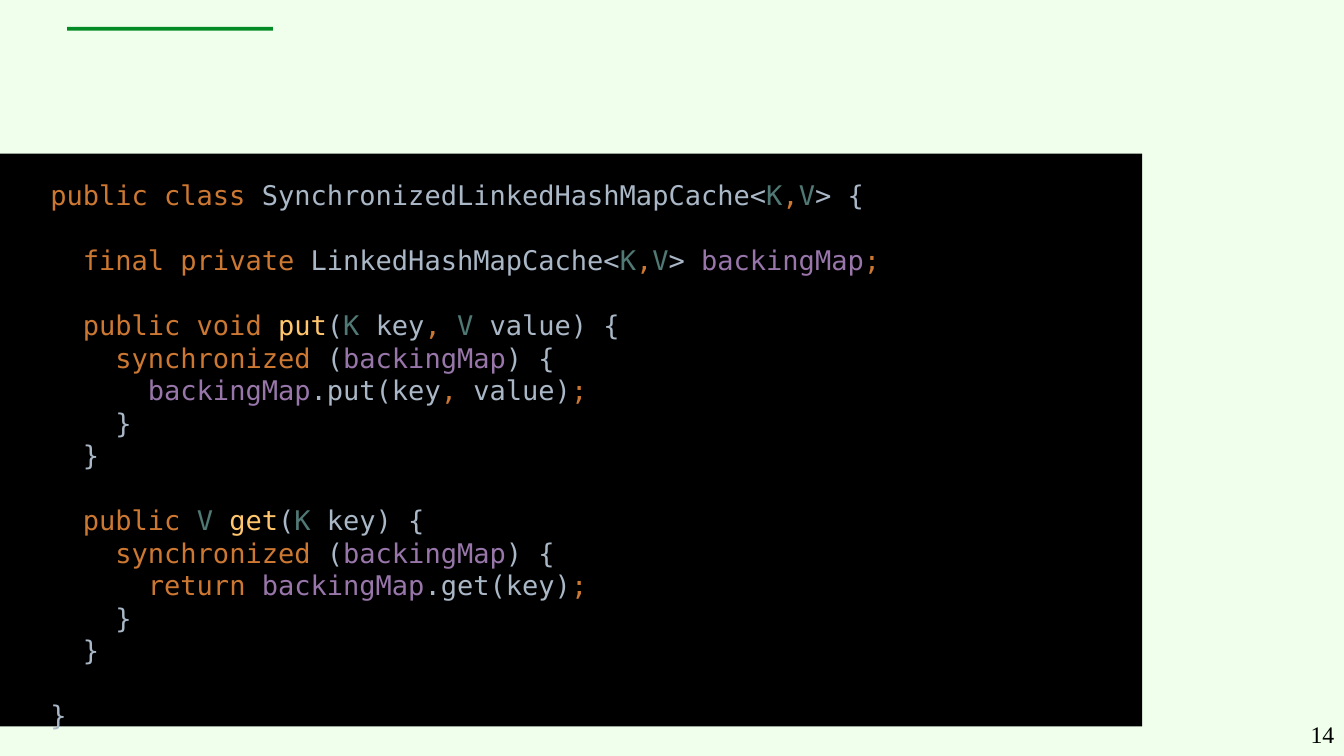
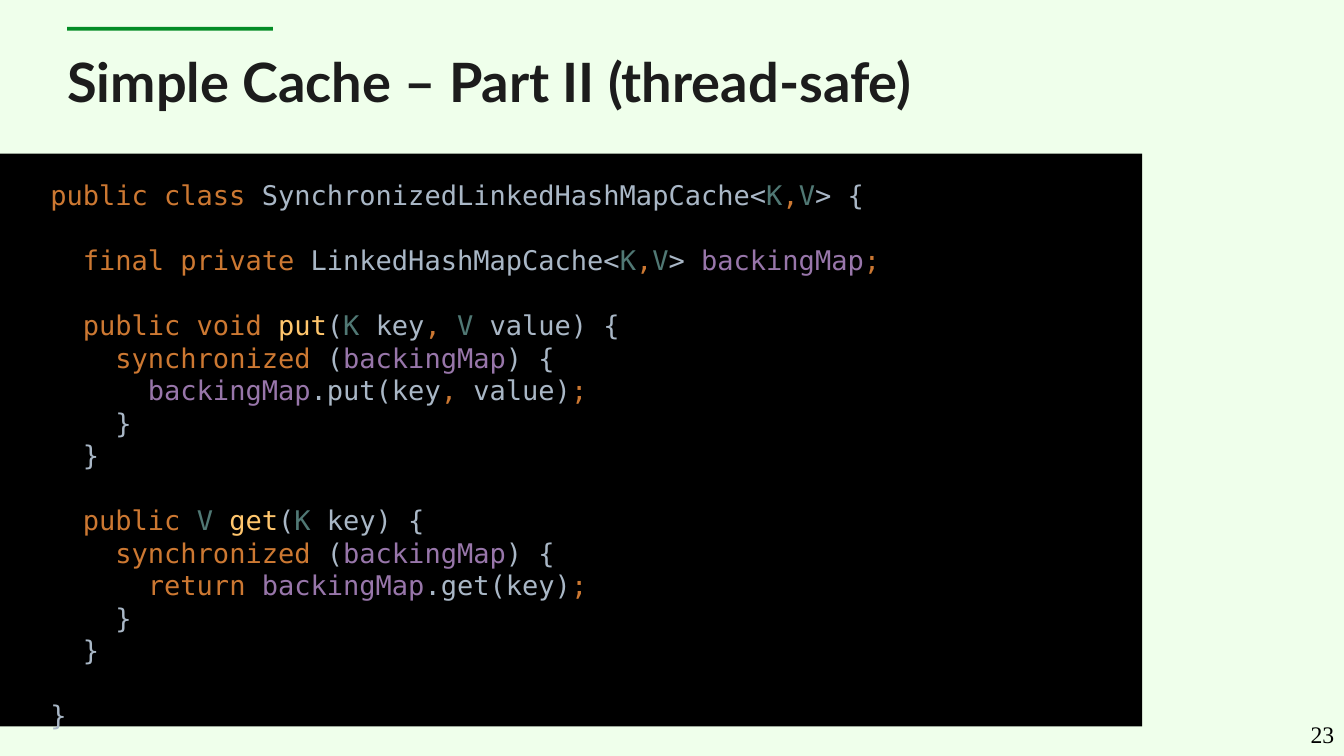
Before and after one commit to cruftex/talk-java-in-process-caching-performance-progress-pitfalls, a slide deck: slide 23 of slides-new.odp (slide 14 before the commit). Drawn at 1344x756 pixels with LibreOffice and Linux fonts; fonts in the diff are those of the drawing. Boxes give left, top, right and bottom in pixels: in the first picture for what was removed or moved away, otherwise in the second. Text is boxed around its words. In the diff, an @@ line names an element or a change of style, - is before the commit and + after.

```diff
--- a/slides-new.odp
+++ b/slides-new.odp
@@ title added at bbox=[67, 59, 911, 111], 32 pt, text #1C1C1C, bold @@
+Simple Cache – Part II (thread-safe)
@@ page number at bbox=[1311, 727, 1335, 744]: text changed @@
-14
+23
```
Also in this commit, not shown: 10 other slides changed, 8 slides added, 1 slide removed.
